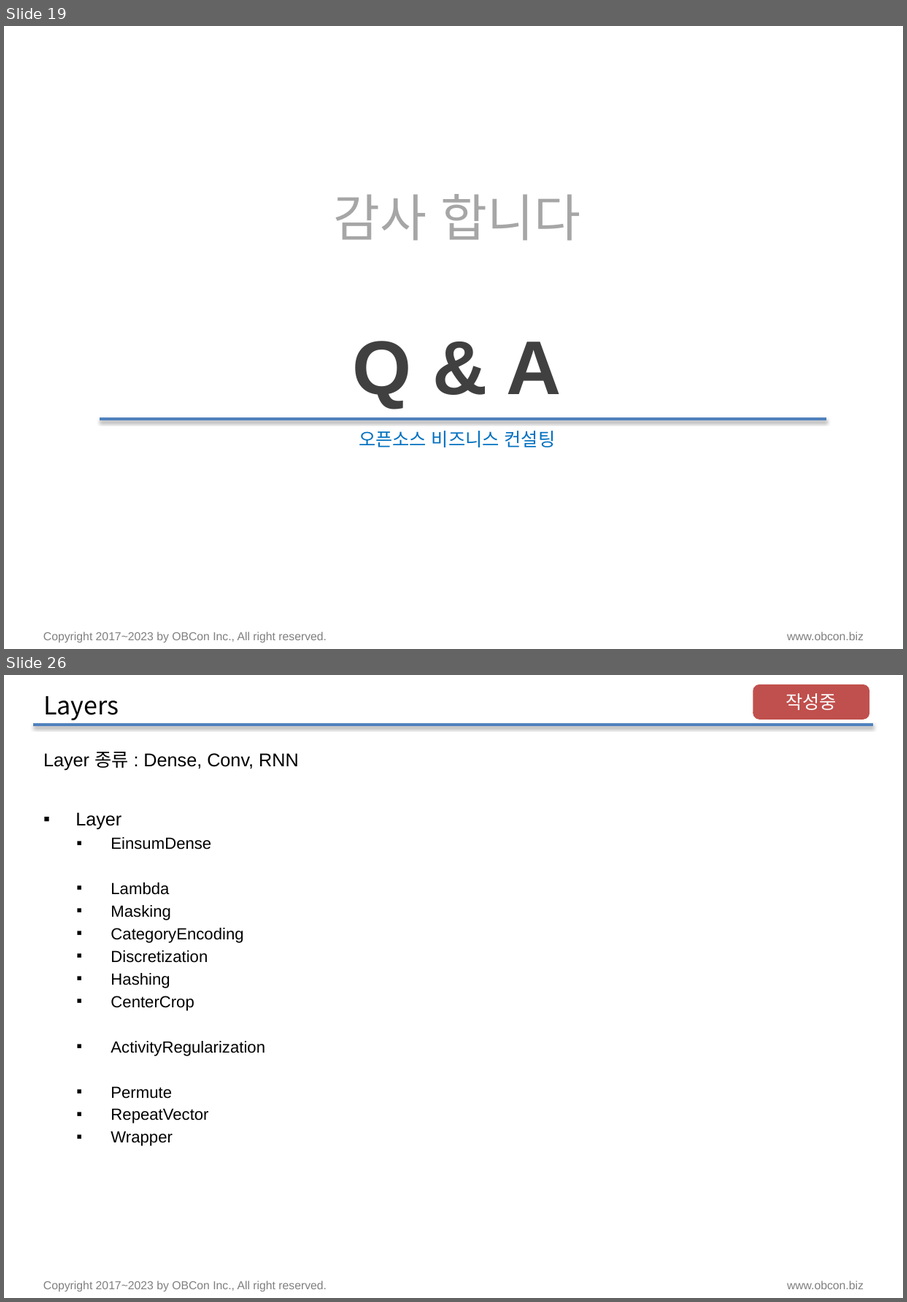
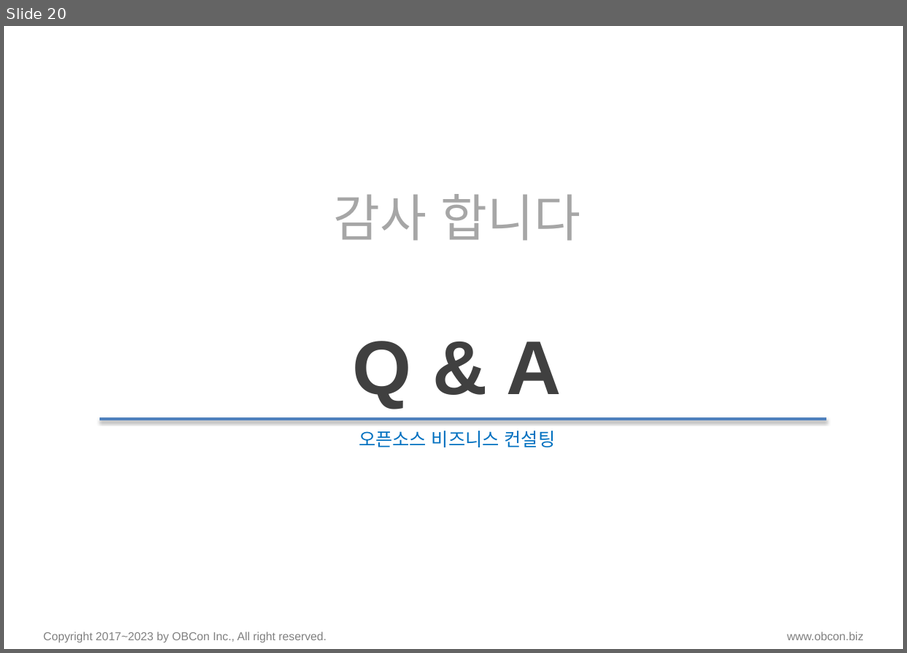
Before and after one commit to pnuskgh/EFriendExpert, a slide deck: laboratory/pnuskgh/docs/Deep_Learning_002.pptx. Shown one above the other, each under a label of ours: slides 19 and 26 before the commit, slide 20 after it; the slides between them are not shown. The pictures are 907x1302 and 907x653 pixels, drawn with LibreOffice and Linux fonts; fonts in the diff are those of the drawing. Boxes give left, top, right and bottom in pixels: in the first picture for what was removed or moved away, otherwise in the second. Text is boxed around its words. In the diff, an @@ line names an element or a change of style, - is before the commit and + after.

```diff
--- a/laboratory/pnuskgh/docs/Deep_Learning_002.pptx
+++ b/laboratory/pnuskgh/docs/Deep_Learning_002.pptx
@@ slide 26 removed at bbox=[4, 675, 903, 1298], background #FFFFFF; not listed: 2 template elements that a slide beside it also shows @@
@@ title removed at bbox=[43, 696, 119, 720] @@
-Layers
@@ rounded rectangle removed at bbox=[754, 686, 869, 718] @@
-작성중
@@ line removed from (33, 725) to (873, 725) @@
@@ text removed at bbox=[43, 752, 299, 771] @@
-Layer 종류 : Dense, Conv, RNN
@@ text removed at bbox=[76, 812, 265, 1146] @@
-▪ Layer
-  ▪ EinsumDense
-  ▪ Lambda
-  ▪ Masking
-  ▪ CategoryEncoding
-  ▪ Discretization
-  ▪ Hashing
-  ▪ CenterCrop
-  ▪ ActivityRegularization
-  ▪ Permute
-  ▪ RepeatVector
-  ▪ Wrapper
@@ what was slide 19 is now slide 20 @@
```
Also in this commit, not shown: 4 slides changed, 9 slides added, 23 other slides removed, 7 other files.
